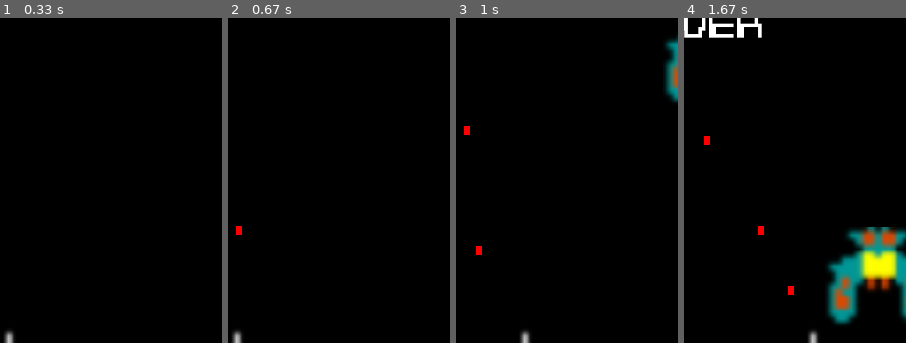
Above: before the commit, frames 1-4 (left to right).
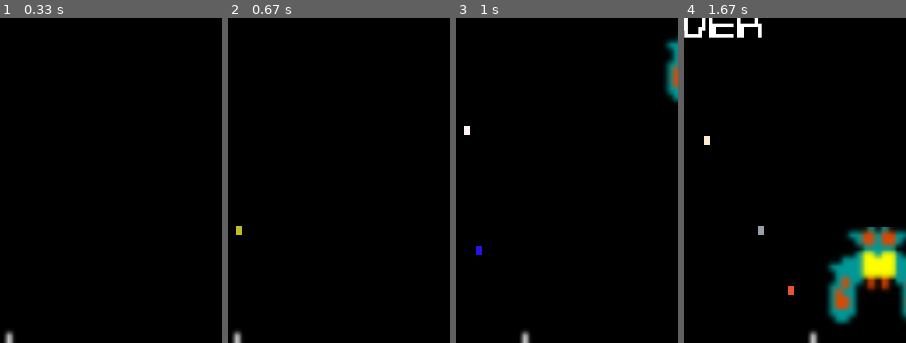
Above: after the commit, the same moments.

Repository: injoon5/galaga-clone
Game: pygame game, started from galaga.py
Same seed, same stepped clock (60 frames per second), same inputs: the game is played once before the commit and once after it.
Inputs:
- Up to frame 1 (0.33 s): no input
- Up to frame 2 (0.67 s): tap Space at 0.33 s
- Up to frame 3 (1 s): hold Right from 0.67 s (still down); tap Space at 0.73 s
- Up to frame 4 (1.67 s): tap Space at 1.03, 1.23, 1.53 s; release Right at 1.13 s; hold Right 1.17-1.63 s
The pictures show only the part of the screen within x 37-87%, y 41-91%; the shares and areas given below are measured in that part.

Frame 1 is identical in both runs. In frame 2, less than 0.1% of the frame differs, in the area x 3-7%, y 64-67%; in frame 3, 0.1%; in frame 4, 0.2%, in the area x 9-50%, y 36-86%.

Commit message:
Update galaga.py

Diff:
--- a/galaga.py
+++ b/galaga.py
@@ -62,7 +62,12 @@
             return self.y < -8
 
       def draw(self):
-            pygame.draw.line(screen, (255,0,0),(self.x, self.y), (self.x,self.y+8), 6)
+            r = random.randint(0, 255)
+            g = random.randint(0, 255)
+            b = random.randint(0, 255)
+
+
+            pygame.draw.line(screen, (r,g,b),(self.x, self.y), (self.x,self.y+8), 6)
 
 
 
